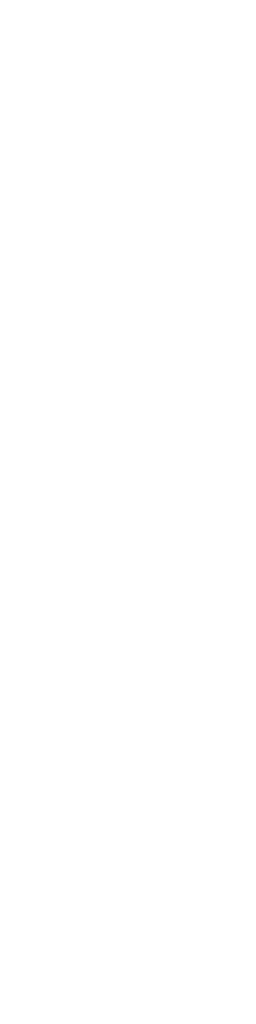
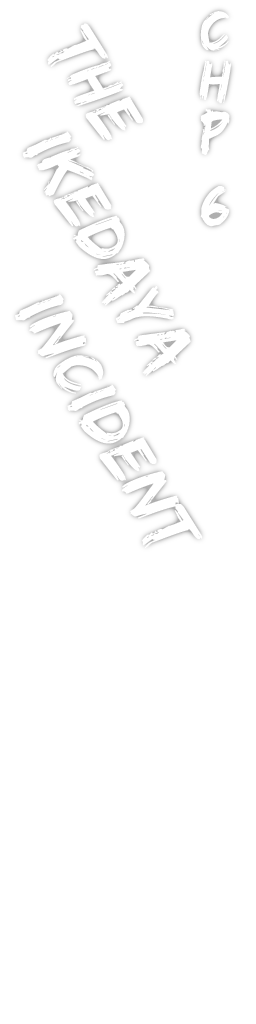
Revision of a layered 256 × 1024 image; what changed, layer by layer:
pixels changed over [12, 6, 236, 550] (layer not identified)